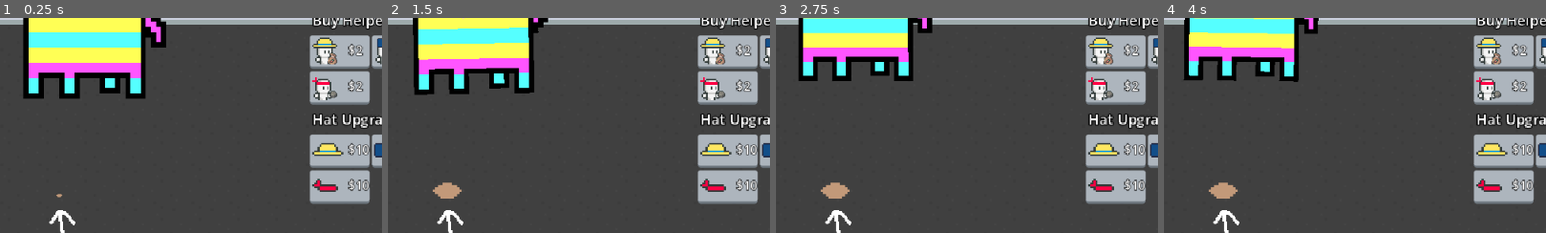
Above: before the commit, frames 1-4 (left to right).
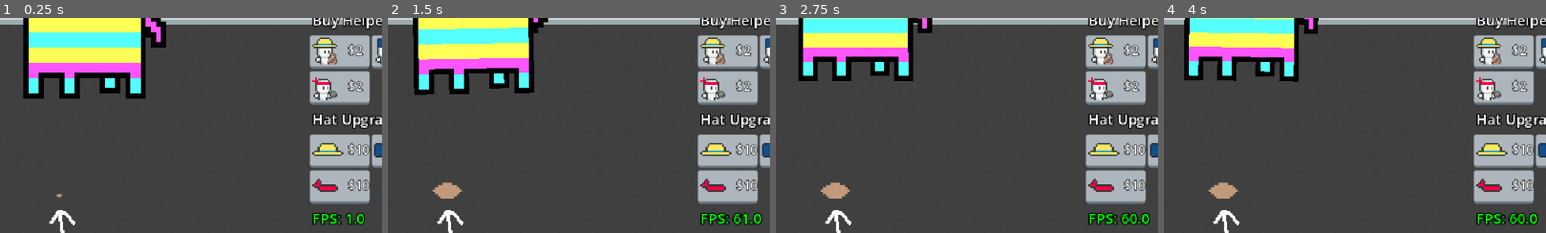
Above: after the commit, the same moments.

Repository: eric-marsh/farminata
Game: Godot game, scene res://scene/scene_switcher.tscn
Same seed, same stepped clock (60 frames per second), same inputs: the game is played once before the commit and once after it. Sound files missing from this copy of the repository are replaced by a short silence.
Inputs (mouse positions are % of the whole screen's width and height, from its top left):
- Up to frame 1 (0.25 s): no input
- Up to frame 2 (1.5 s): tap Enter at 0.5 s; drag from (50, 64) to (7, 13) at 0.52 s; drag from (52, 22) to (50, 64) at 1.27 s
- Up to frame 3 (2.75 s): move the mouse to (34, 15) at 2.02 s; tap Mouse wheel down (SCROLL_DOWN) at 2.1 s; click (34, 15) at 2.17 s
- Up to frame 4 (4 s): drag from (53, 22) to (7, 13) at 2.77 s; move the mouse to (80, 65) at 3.52 s; tap Mouse wheel down (SCROLL_DOWN) at 3.6 s; click (80, 65) at 3.67 s; tap Space (ui_select) at 3.77 s
The pictures show only the part of the screen within x 42-92%, y 25-75%; the shares and areas given below are measured in that part.

The runs differ from the first frame. In frame 1, 0.5% of the frame differs, in the area x 81-96%, y 90-97%; in frame 2, 0.7%; in frame 3, 0.7%, in the area x 81-98%, y 90-97%; in frame 4, 0.7%.
Error in both runs: Invalid access to property or key 'Audio' on a base object of type 'Node (globals.gd)'. (res://script/main.gd:56)

Commit message:
debug stuff

Diff:
--- a/scene/canvas_layer.tscn
+++ b/scene/canvas_layer.tscn
@@ -190,6 +190,12 @@
 theme_override_constants/outline_size = 4
 text = "Env: 0.0%"
 
+[node name="FPS" type="Label" parent="MarginContainer/VBoxContainer"]
+layout_mode = 2
+theme_override_colors/font_color = Color(0, 1, 0, 1)
+theme_override_constants/outline_size = 4
+text = "Env: 0.0%"
+
 [connection signal="pressed" from="MarginContainer/VBoxContainer/FarmUpgrades/HBoxContainer/PlotButton" to="." method="_on_plot_button_pressed"]
 [connection signal="pressed" from="MarginContainer/VBoxContainer/FarmUpgrades/HBoxContainer/OnionButton" to="." method="_on_onion_button_pressed"]
 [connection signal="pressed" from="MarginContainer/VBoxContainer/FarmUpgrades/HBoxContainer/TurnipButton" to="." method="_on_turnip_button_pressed"]
--- a/scene/fade_away_rect.gd
+++ b/scene/fade_away_rect.gd
@@ -17,7 +17,7 @@
 	pass
 
 
-func _on_animation_player_animation_finished(anim_name: StringName) -> void:
+func _on_animation_player_animation_finished(_anim_name: StringName) -> void:
 	if !Globals.HelpersContainerNode:
 		return
 
--- a/script/apply_droppable_animation.gd
+++ b/script/apply_droppable_animation.gd
@@ -30,7 +30,7 @@
 	sprite_2d.modulate.a = 0.8
 	sprite_2d.texture = DropUtil.get_drop_type_img(drop_type)
 
-func _on_animation_player_animation_finished(anim_name):
+func _on_animation_player_animation_finished(_anim_name):
 	var c = DropUtil.get_drop_type_color(drop_type)
 	Util.create_explosion_particle(target_pos, c.lightened(0.5))
 	queue_free()
--- a/script/audio.gd
+++ b/script/audio.gd
@@ -12,6 +12,10 @@
 
 
 func _ready() -> void:
+	if Debug.ALWAYS_MUTE:
+		AudioServer.set_bus_mute( AudioServer.get_bus_index("Master"), true) # or false
+		return
+
 	music.connect("finished", Callable(self,"_on_loop_music").bind($Music))
 	music.play()
 
@@ -20,7 +24,7 @@
 func _process(_delta: float) -> void:
 	pass
 
-func _on_loop_music(player):
+func _on_loop_music(_player):
 	$Music.play()
 
 
--- a/script/canvas_layer.gd
+++ b/script/canvas_layer.gd
@@ -20,8 +20,13 @@
 
 func _ready() -> void:
 	update_money_counter()
+	fps.visible = Debug.SHOW_FPS
+
+@onready var fps: Label = $MarginContainer/VBoxContainer/FPS
 
 func _process(_delta: float) -> void:
+	if Debug.SHOW_FPS:
+		fps.text = "FPS: " + str(Engine.get_frames_per_second())
 	# TODO: remove this
 	$MarginContainer/VBoxContainer/EnviornmentPercentage.text = str(State.enviornment_percentage) + "%"
 	pass
--- a/script/debug.gd
+++ b/script/debug.gd
@@ -5,6 +5,8 @@
 
 var DONT_SAVE:bool = false
 var DONT_LOAD:bool = false
+
+var SHOW_FPS:bool = true
 
 var DELETE_SAVE:bool = false
 
@@ -22,7 +24,7 @@
 
 
 
-var DEBUG_ALWAYS_MUTE:bool = true
+var ALWAYS_MUTE:bool = true
 
 var DEBUG_ENABLE_DEBUGGING_KEYS:bool = true
 
